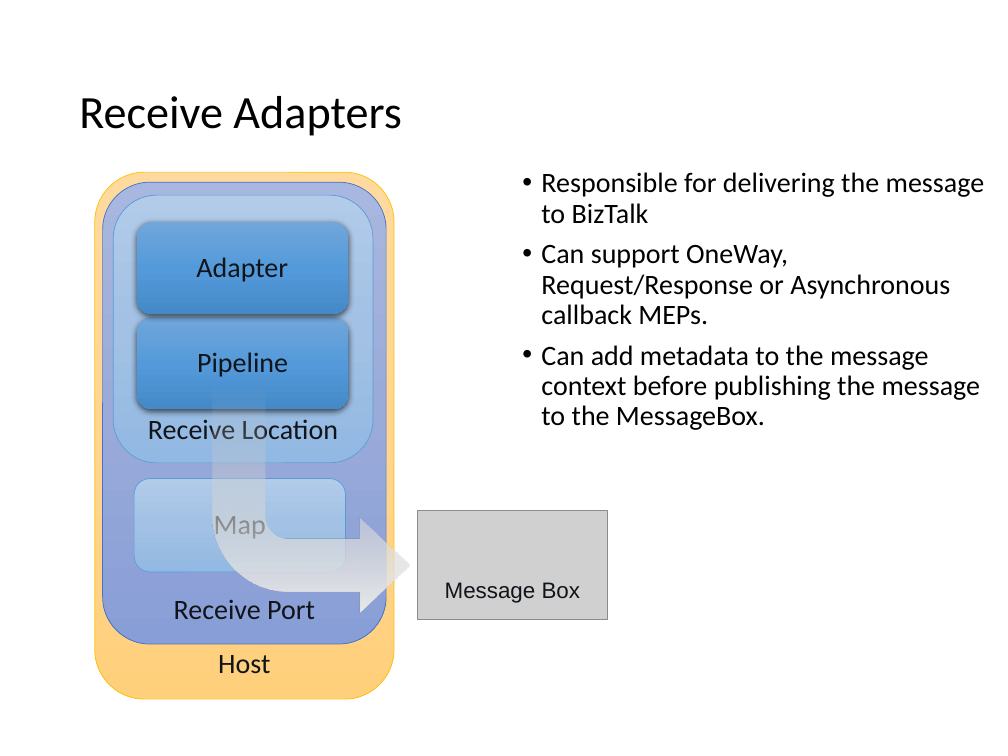
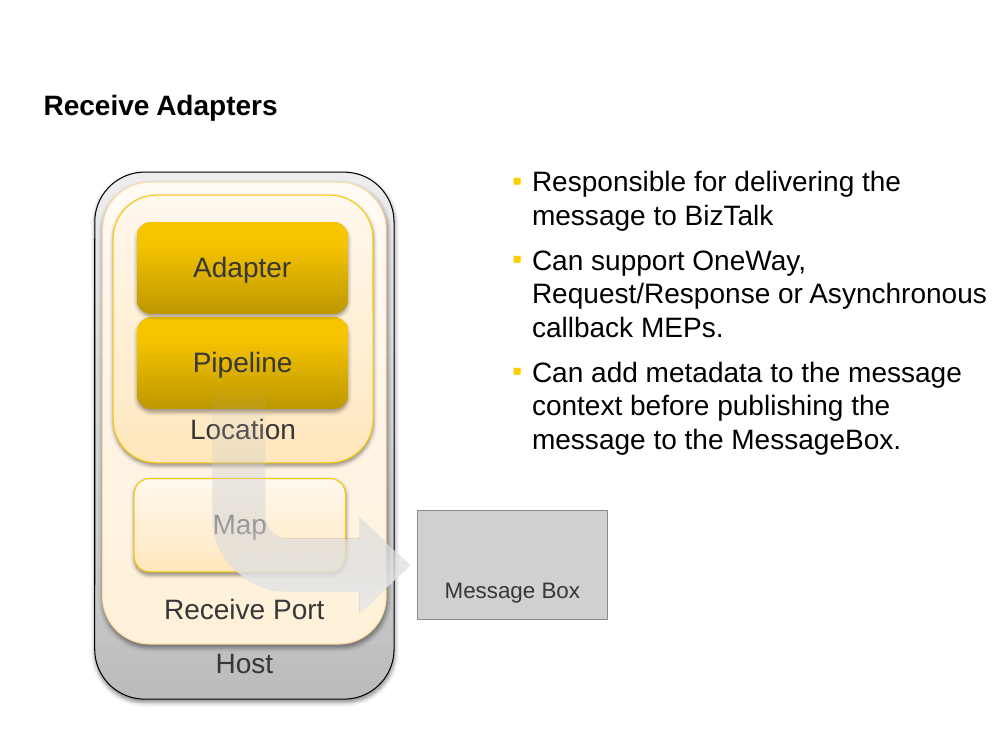
Before and after one commit to wmmihaa/BizTalk-Server---Developing-Integration-Solutions, a slide deck: slide 7 of Slides/Module 7 - Adapters.pptx. Drawn at 1008x756 pixels with LibreOffice and Linux fonts; fonts in the diff are those of the drawing; grey boxes stand for pictures. Boxes give left, top, right and bottom in pixels: in the first picture for what was removed or moved away, otherwise in the second. Text is boxed around its words. In the diff, an @@ line names an element or a change of style, - is before the commit and + after.

```diff
--- a/Slides/Module 7 - Adapters.pptx
+++ b/Slides/Module 7 - Adapters.pptx
@@ title "Receive Adapters": place and size @@
-title "Receive Adapters" at [79,96,402,136]
+title "Receive Adapters" at [44,94,277,120]
@@ title "Receive Adapters" at [44,94,277,120]: size 33 to 20 pt, font Calibri to Arial, bold on; line spacing 0.9 to 1 @@
@@ rounded rectangle "Host" at [95,172,394,700]: font Calibri to Arial, text colour #11151A to #373737; fill gradient #FFDB9E to #FFD590 to #FFD07C to gradient #BDBDBD to #D1D1D1 to #EEEEEE; outline #FFC000 0.5 pt to #000000 0.75 pt; shadow on @@
@@ bent arrow at [213,156,409,613]: outline #F5F5F5 1 pt to #BFBFBF 2 pt @@
@@ text "Responsible for delivering the message ..." at [532,170,987,454]: font Calibri to Arial; bullet • to ▪; line spacing 0.9 to 1 @@
@@ rounded rectangle "Receive Port" at [103,182,386,644]: font Calibri to Arial, text colour #11151A to #373737; fill gradient #A8B7DF to #9AABD9 to #889ED7 to gradient #FFF1DA to #FFF5E4 to #FFFBF5; outline #4472C4 0.5 pt to #FBDEA4 0.75 pt; shadow on @@
@@ rounded rectangle "Receive Location" at [113,196,373,464]: font Calibri to Arial, text colour #11151A to #373737; fill gradient #B1CBE9 to #A3C1E5 to #93B9E4 to gradient #FFE7BD to #FFEED1 to #FFF8EE; outline #5B9BD5 0.5 pt to #F9C800 0.75 pt; shadow on @@
@@ rounded rectangle "Adapter" at [137,222,349,313]: font Calibri to Arial, text colour #11151A to #373737; fill gradient #71A6DB to #559BDB to #448ACA to gradient #BE9800 to #F7C600 to #F8C700; shadow changed @@
@@ rounded rectangle "Pipeline" at [137,318,349,409]: font Calibri to Arial, text colour #11151A to #373737; fill gradient #71A6DB to #559BDB to #448ACA to gradient #BE9800 to #F7C600 to #F8C700; shadow changed @@
@@ rounded rectangle "Map" at [134,479,346,573]: font Calibri to Arial, text colour #11151A to #373737; fill gradient #B1CBE9 to #A3C1E5 to #93B9E4 to gradient #FFE7BD to #FFEED1 to #FFF8EE; outline #5B9BD5 0.5 pt to #F9C800 0.75 pt; shadow on @@
@@ text "Message Box" at [445,582,580,603]: text colour #11151A to #373737 @@
```
Also in this commit, not shown: 24 other slides changed, 2 slides added, 1 slide removed, 11 other files.
